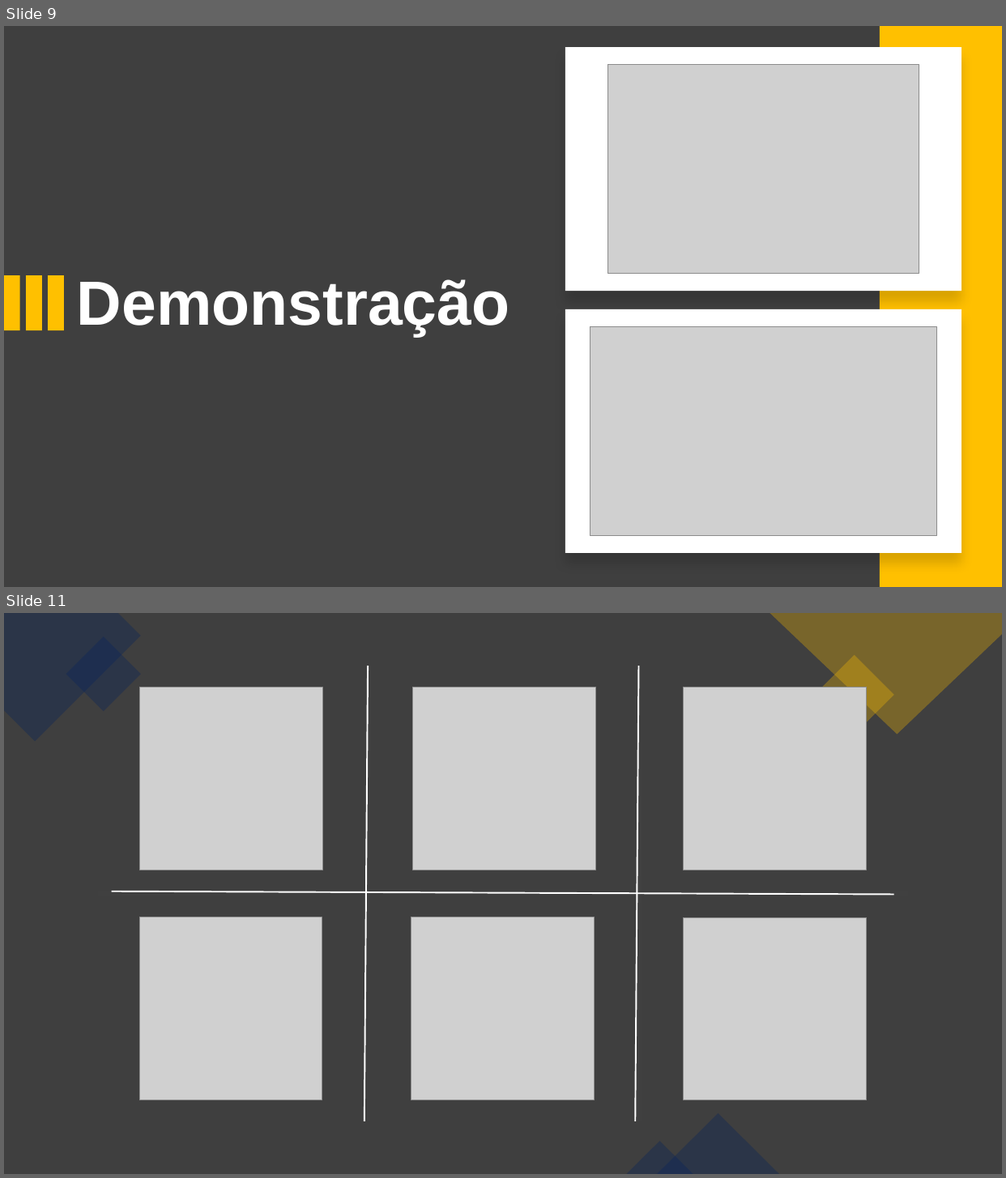
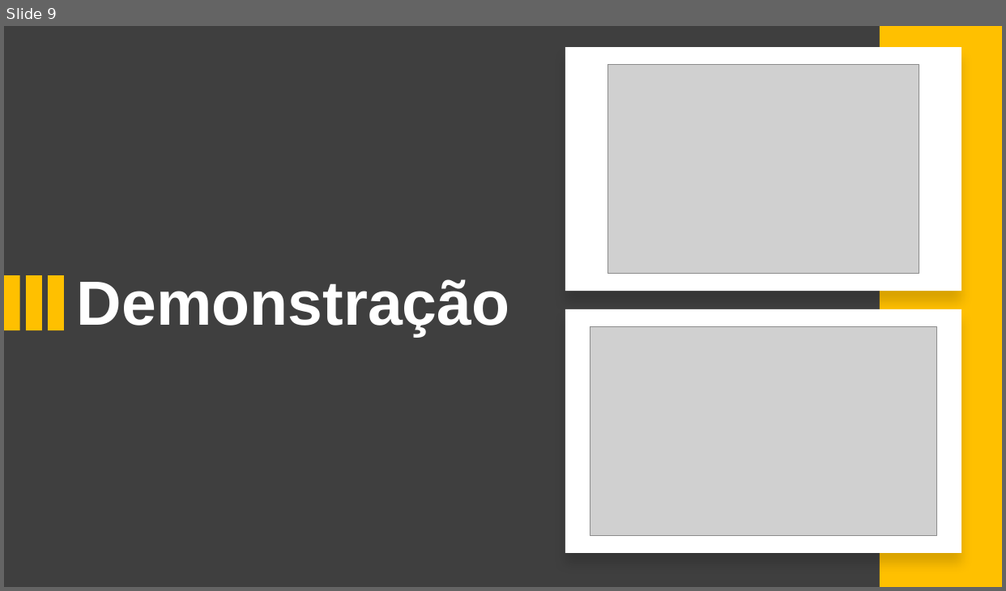
Before and after one commit to TCC-Disk-Pizza-Nostra-Casa/Conteudo_TCC, a slide deck: Planejamento/TCC - Desenvolvimento de Sistemas - Pizzaria.pptx. Shown one above the other, each under a label of ours: slides 9 and 11 before the commit, slide 9 after it; the slides between them are not shown. The pictures are 1006x1178 and 1006x591 pixels, drawn with LibreOffice and Linux fonts; fonts in the diff are those of the drawing; grey boxes stand for pictures. Boxes give left, top, right and bottom in pixels: in the first picture for what was removed or moved away, otherwise in the second. Text is boxed around its words. In the diff, an @@ line names an element or a change of style, - is before the commit and + after.

```diff
--- a/Planejamento/TCC - Desenvolvimento de Sistemas - Pizzaria.pptx
+++ b/Planejamento/TCC - Desenvolvimento de Sistemas - Pizzaria.pptx
@@ slide 11 removed at [4, 613, 1002, 1174], background #3F3F3F @@
@@ rectangle removed at [4, 613, 1002, 1174] @@
@@ freeform shape removed at [4, 613, 141, 742] @@
@@ rectangle removed at [66, 636, 142, 712] @@
@@ freeform shape removed at [769, 613, 1002, 735] @@
@@ rectangle removed at [814, 655, 893, 735] @@
@@ line removed from (368, 666) to (364, 1122) @@
@@ rectangle removed at [365, 666, 370, 1122] @@
@@ line removed from (639, 666) to (635, 1122) @@
@@ rectangle removed at [637, 666, 641, 1122] @@
@@ picture removed at [139, 687, 323, 871] @@
@@ picture removed at [413, 687, 596, 871] @@
@@ picture removed at [684, 687, 867, 871] @@
@@ rectangle removed at [97, 892, 908, 897] @@
@@ line removed from (894, 895) to (111, 892) @@
@@ picture removed at [139, 918, 322, 1101] @@
@@ picture removed at [411, 918, 594, 1101] @@
@@ picture removed at [684, 918, 867, 1101] @@
@@ triangle removed at [657, 1114, 779, 1174] @@
@@ triangle removed at [627, 1142, 693, 1174] @@
```
Also in this commit, not shown: 3 slides changed, 2 slides added, 1 other slide removed, 4 other files.
